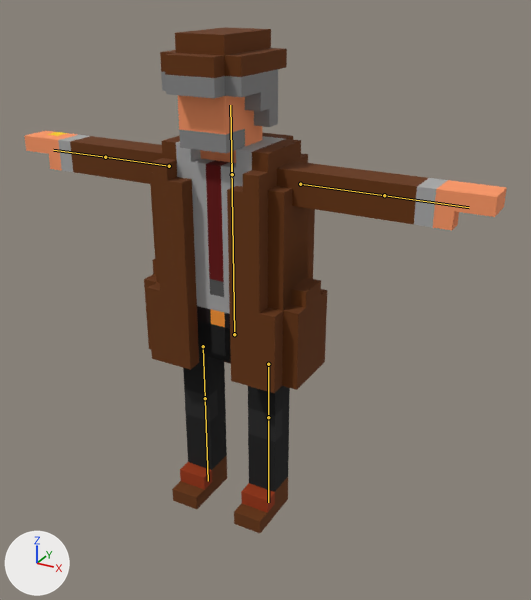
One commit to the FBX model Assets/Models/GG/mc_gg_weared.fbx: the scene before it, then after it.
Both versions are drawn from a 50 mm lens placed at (2.23, -3.65, 3.37), pointed at (0.25, -0.05, 1.57). Lighting does not change. The marker at lower left points along +X, +Y and +Z. The bones that change are drawn over the model as lines.

Names of what the first picture shows: 'Body', 'Head', 'Left Arm', 'Left Hand', 'Left Leg', 'Left Leg Upper', 'Right Arm', 'Right Hand', 'Right Leg', 'Right Leg Upper'.
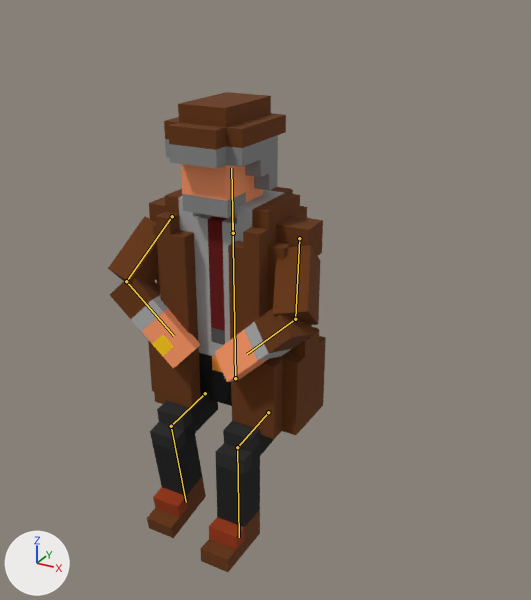
The newer file adds an action. The first version stands in its rest pose; the second is drawn at frame 31 of the action 'Hips|IdleSit'.

What differs and where, as boxes (x1, y1, x2, y2) in the pictures (531 x 600 px):
'Body', posed
    before: (144, 133, 327, 393)
    after: (148, 187, 326, 439)
'Head', posed
    before: (160, 27, 287, 153)
    after: (164, 92, 286, 218)
'Left Hand', posed (23% narrower, 34% taller)
    before: (377, 173, 507, 230)
    after: (215, 305, 315, 382)
'Left Leg', posed (9% wider, 9% taller)
    before: (234, 415, 289, 533)
    after: (200, 443, 260, 572)
'Right Leg', posed (7% wider)
    before: (172, 396, 227, 509)
    after: (147, 421, 206, 538)
'Left Arm', posed (44% narrower, 47% taller)
    before: (309, 165, 393, 219)
    after: (273, 245, 320, 325)
'Right Hand', posed (107% taller)
    before: (24, 131, 113, 176)
    after: (110, 274, 201, 368)
'Right Arm', posed
    before: (94, 139, 162, 184)
    after: (108, 216, 158, 283)
'Right Leg Upper', posed (44% wider)
    before: (183, 354, 225, 409)
    after: (157, 390, 218, 442)
'Left Leg Upper', posed
    before: (248, 386, 290, 429)
    after: (223, 421, 274, 464)
bone 'Body', root to tip
    before: (234, 334) to (231, 164)
    after: (235, 378) to (232, 217)
bone 'Upper Chest', root to tip
    before: (232, 174) to (230, 105)
    after: (233, 233) to (231, 168)
bone 'Right Arm Upper', root to tip
    before: (169, 166) to (105, 157)
    after: (172, 216) to (126, 281)
bone 'Right Arm Lower', root to tip
    before: (105, 157) to (53, 150)
    after: (126, 281) to (174, 336)
bone 'Left Arm Upper', root to tip
    before: (300, 184) to (384, 195)
    after: (299, 238) to (295, 319)
bone 'Left Arm Lower', root to tip
    before: (384, 195) to (469, 207)
    after: (295, 319) to (247, 354)
bone 'Left Leg Upper', root to tip
    before: (268, 364) to (268, 417)
    after: (268, 412) to (237, 447)
bone 'Left Leg Lower', root to tip
    before: (268, 417) to (268, 502)
    after: (237, 447) to (239, 537)
bone 'Right Leg Upper', root to tip
    before: (203, 346) to (205, 398)
    after: (205, 393) to (171, 426)
bone 'Right Leg Lower', root to tip
    before: (205, 398) to (208, 481)
    after: (171, 426) to (186, 502)

The change, as a list of edits to the scene's bpy script:
```text
Change bone_body:
    where bone_body = bpy.data.objects['Hips'].pose.bones['Body']
    bone_body.location: (0.0, 0.0, 0.0) -> (0.0, -0.324, 0.0)
Change bone_upper_chest:
    where bone_upper_chest = bpy.data.objects['Hips'].pose.bones['Upper Chest']  # child of 'Body'
    bone_upper_chest.location: (0.0, 0.0, 0.0) -> (0.0, -0.038, 0.0)
Change bone_right_arm_upper:
    where bone_right_arm_upper = bpy.data.objects['Hips'].pose.bones['Right Arm Upper']  # child of 'Body'
    bone_right_arm_upper.rotation_quaternion: (1.0, 0.0, 0.0, 0.0) -> (0.735, 0.228, 0.296, 0.566)  # degrees (0, 0, 0) -> degrees (43, 10, 79)
Change bone_right_arm_lower:
    where bone_right_arm_lower = bpy.data.objects['Hips'].pose.bones['Right Arm Lower']  # child of 'Right Arm Upper'
    bone_right_arm_lower.rotation_quaternion: (1.0, 0.0, 0.0, 0.0) -> (0.534, 0.155, -0.59, 0.586)  # degrees (0, 0, 0) -> degrees (-64, -54, 131)
Change bone_left_arm_upper:
    where bone_left_arm_upper = bpy.data.objects['Hips'].pose.bones['Left Arm Upper']  # child of 'Body'
    bone_left_arm_upper.rotation_quaternion: (1.0, 0.0, 0.0, 0.0) -> (0.747, 0.221, -0.301, -0.55)  # degrees (0, 0, 0) -> degrees (43, -12, -77)
Change bone_left_arm_lower:
    where bone_left_arm_lower = bpy.data.objects['Hips'].pose.bones['Left Arm Lower']  # child of 'Left Arm Upper'
    bone_left_arm_lower.rotation_quaternion: (1.0, 0.0, 0.0, 0.0) -> (0.514, 0.183, 0.591, -0.594)  # degrees (0, 0, 0) -> degrees (-65, 56, -136)
Change bone_left_leg_upper:
    where bone_left_leg_upper = bpy.data.objects['Hips'].pose.bones['Left Leg Upper']
    bone_left_leg_upper.location: (0.0, 0.0, 0.0) -> (0.0, 0.362, 0.0)
    bone_left_leg_upper.rotation_quaternion: (1.0, 0.0, 0.0, 0.0) -> (0.735, 0.0, 0.0, 0.678)  # degrees (0, 0, 0) -> degrees (0, 0, 85)
Change bone_left_leg_lower:
    where bone_left_leg_lower = bpy.data.objects['Hips'].pose.bones['Left Leg Lower']  # child of 'Left Leg Upper'
    bone_left_leg_lower.rotation_quaternion: (1.0, 0.0, 0.0, 0.0) -> (0.738, 0.0, 0.0, -0.675)  # degrees (0, 0, 0) -> degrees (0, 0, -85)
Change bone_right_leg_upper:
    where bone_right_leg_upper = bpy.data.objects['Hips'].pose.bones['Right Leg Upper']
    bone_right_leg_upper.location: (0.0, 0.0, 0.0) -> (0.0, 0.362, 0.0)
    bone_right_leg_upper.rotation_quaternion: (1.0, 0.0, 0.0, 0.0) -> (0.735, 0.0, 0.0, 0.678)  # degrees (0, 0, 0) -> degrees (0, 0, 85)
Change bone_right_leg_lower:
    where bone_right_leg_lower = bpy.data.objects['Hips'].pose.bones['Right Leg Lower']  # child of 'Right Leg Upper'
    bone_right_leg_lower.rotation_quaternion: (1.0, 0.0, 0.0, 0.0) -> (0.678, 0.0, 0.0, -0.735)  # degrees (0, 0, 0) -> degrees (0, 0, -95)
```
